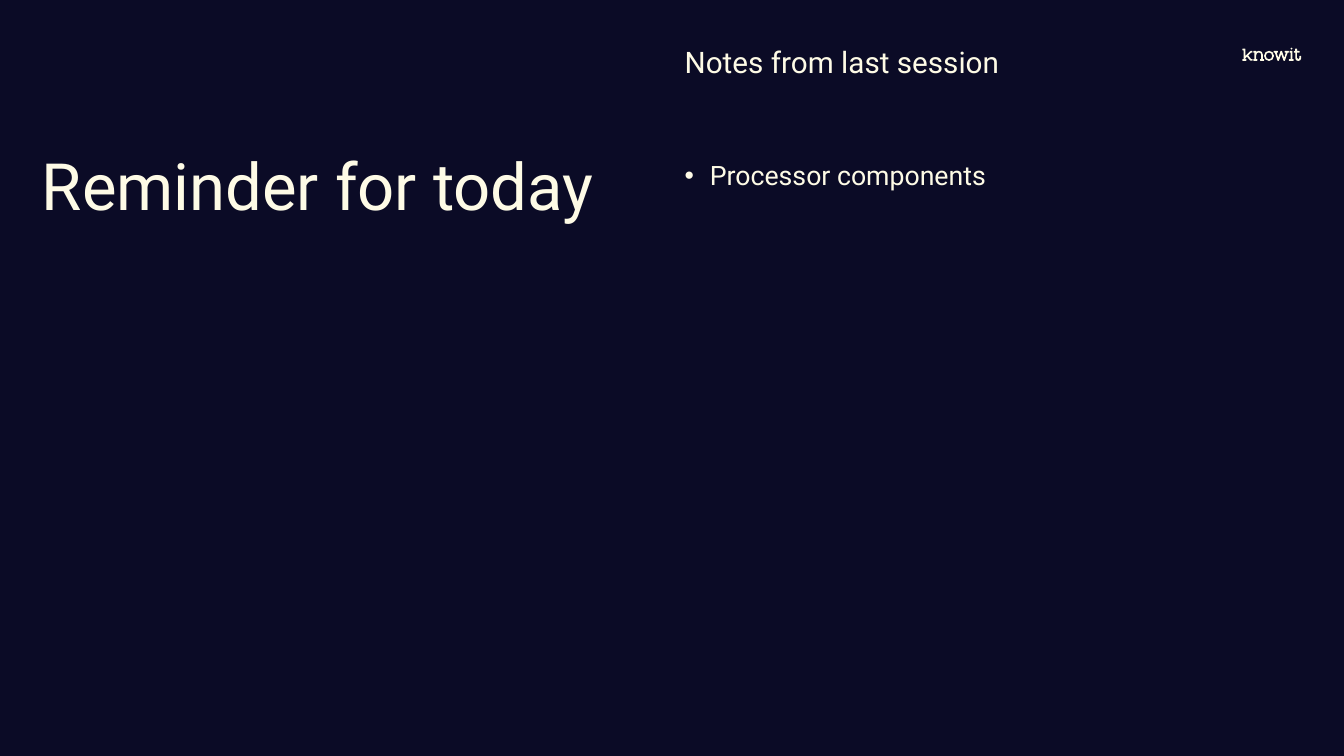
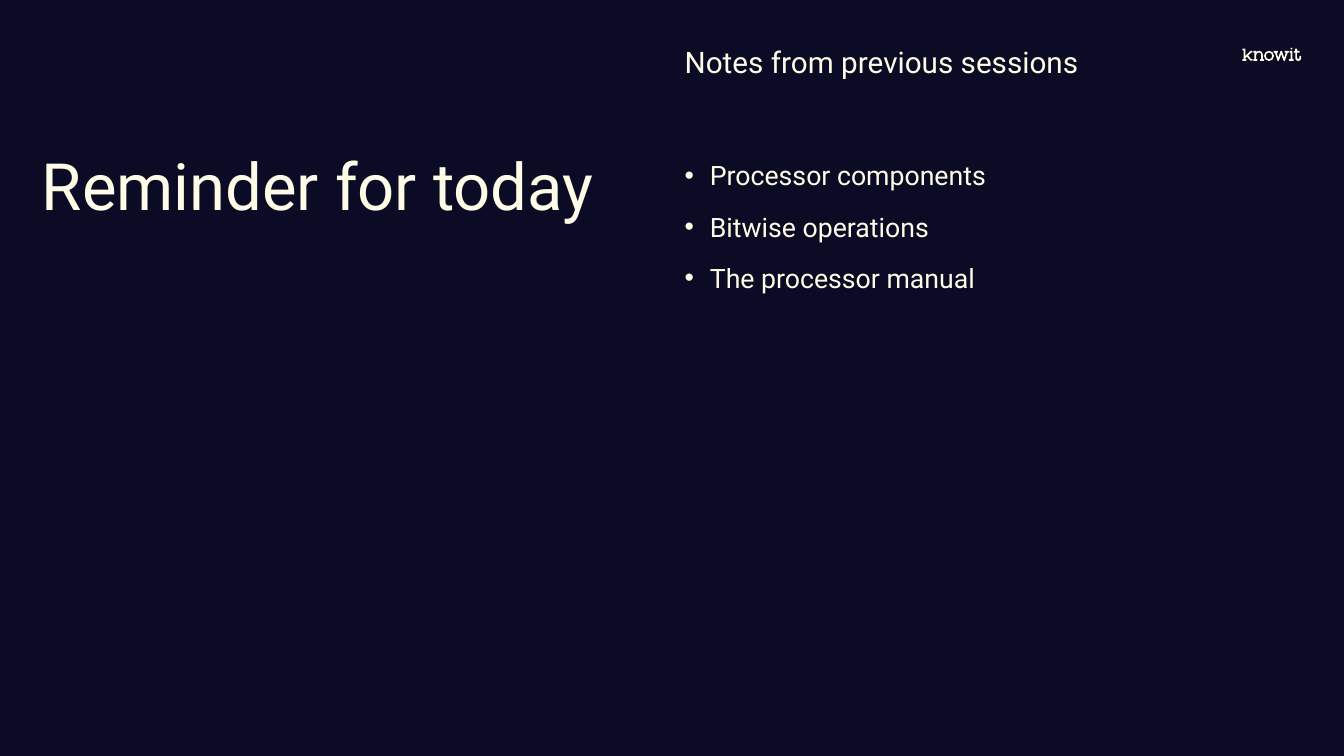
Before and after one commit to joelstr/knowit-embedded-academy, a slide deck: slide 9 of Electronics_and_HW_interfaces/Embedded academy - Electronics and HW interfaces.pptx. Drawn at 1344x756 pixels with LibreOffice and Linux fonts; fonts in the diff are those of the drawing; background and template pictures are left out. Boxes give left, top, right and bottom in pixels: in the first picture for what was removed or moved away, otherwise in the second. Text is boxed around its words. In the diff, an @@ line names an element or a change of style, - is before the commit and + after.

```diff
--- a/Electronics_and_HW_interfaces/Embedded academy - Electronics and HW interfaces.pptx
+++ b/Electronics_and_HW_interfaces/Embedded academy - Electronics and HW interfaces.pptx
@@ text at <box>685,50,1078,79</box>: text changed @@
-Notes from last session
+Notes from previous sessions
@@ text at <box>710,217,975,294</box>: paragraphs added @@
+• Bitwise operations
+• The processor manual
```
Also in this commit, not shown: 5 other slides changed, 20 slides added, 1 other file.
